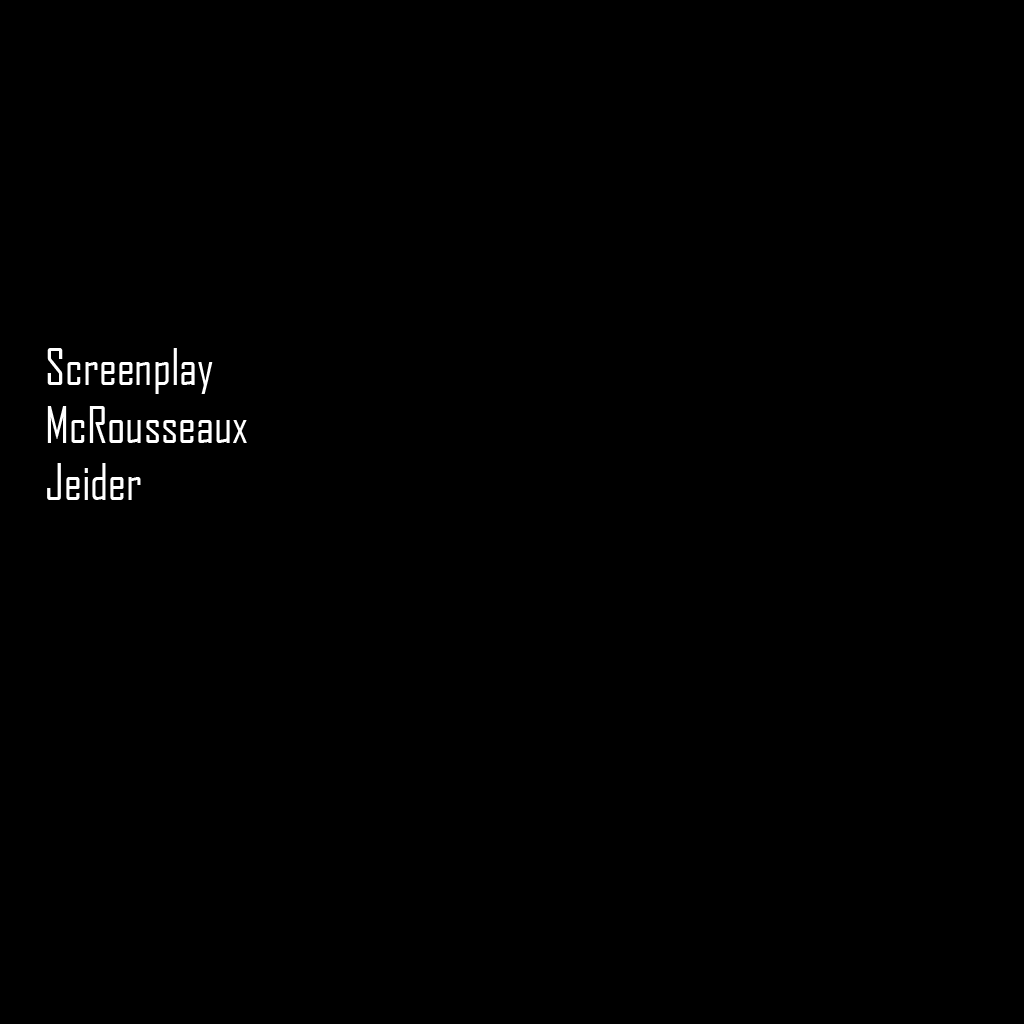
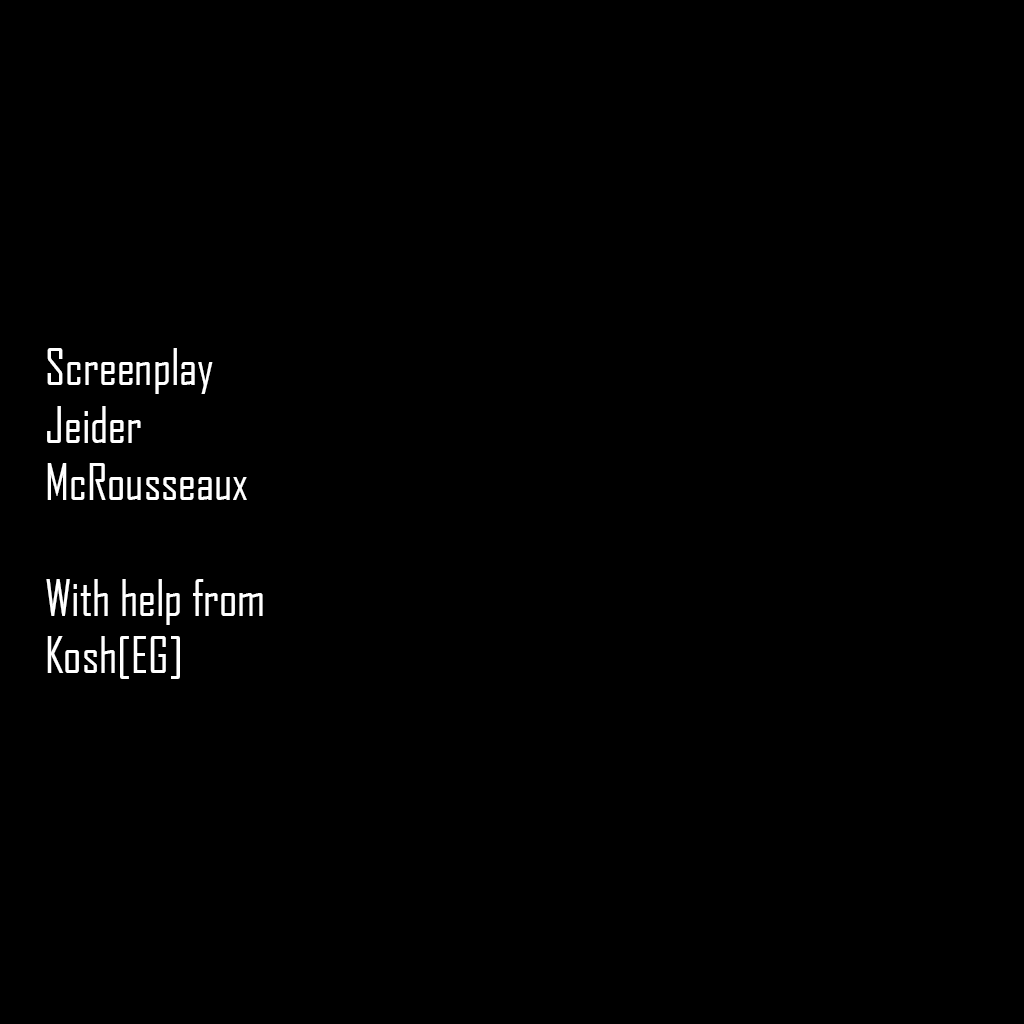
Two versions of the same layered image (w=1024, h=1024). Layer-by-layer changes:
renamed "Screenplay McRousseaux Jeider" to "Screenplay Jeider McRousseaux With help from Kosh[EG]", painted on it over [46, 348, 263, 679]
